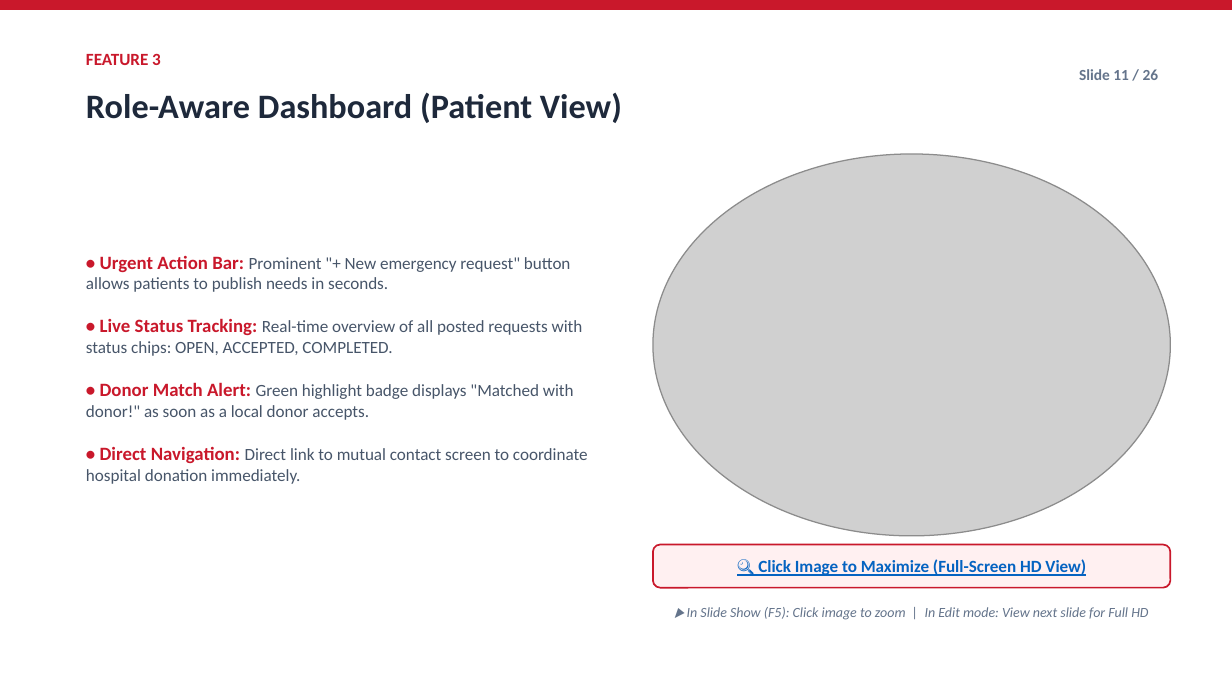
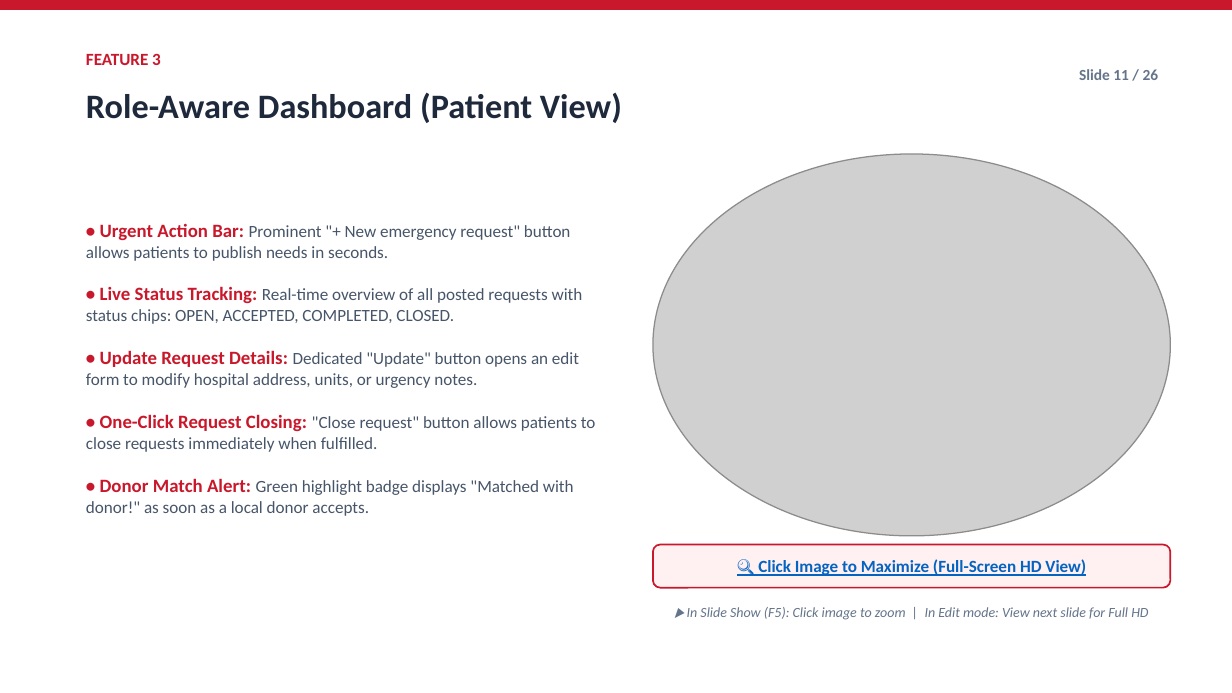
Before and after one commit to mujahidateeb/smart-blood-donor-finder, a slide deck: slide 11 of PRESENTATION_DECK.pptx. Drawn at 1232x693 pixels with LibreOffice and Linux fonts; fonts in the diff are those of the drawing; grey boxes stand for pictures. Boxes give left, top, right and bottom in pixels: in the first picture for what was removed or moved away, otherwise in the second. Text is boxed around its words. In the diff, an @@ line names an element or a change of style, - is before the commit and + after.

Commit message:
Donors process updated

```diff
--- a/PRESENTATION_DECK.pptx
+++ b/PRESENTATION_DECK.pptx
@@ text at [86, 224, 596, 516]: text changed @@
-• Urgent Action Bar: Prominent "+ New emergency request" button allows patients to publish needs in seconds.
-• Live Status Tracking: Real-time overview of all posted requests with status chips: OPEN, ACCEPTED, COMPLETED.
-• Donor Match Alert: Green highlight badge displays "Matched with donor!" as soon as a local donor accepts.
-• Direct Navigation: Direct link to mutual contact screen to coordinate hospital donation immediately.
+• Urgent Action Bar: Prominent "+ New emergency request" button allows patients to publish needs in seconds.
+• Live Status Tracking: Real-time overview of all posted requests with status chips: OPEN, ACCEPTED, COMPLETED, CLOSED.
+• Update Request Details: Dedicated "Update" button opens an edit form to modify hospital address, units, or urgency notes.
+• One-Click Request Closing: "Close request" button allows patients to close requests immediately when fulfilled.
+• Donor Match Alert: Green highlight badge displays "Matched with donor!" as soon as a local donor accepts.
```
Also in this commit, not shown: 7 other slides changed, 20 other files.
